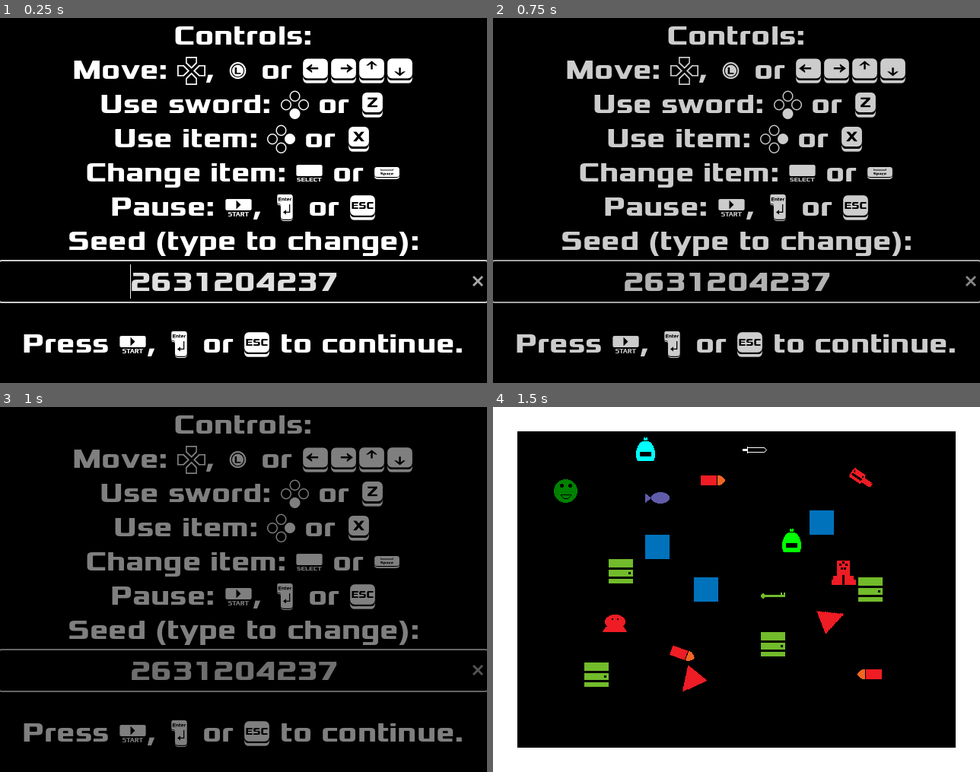
Above: before the commit, frames 1-4 (two rows, left to right).
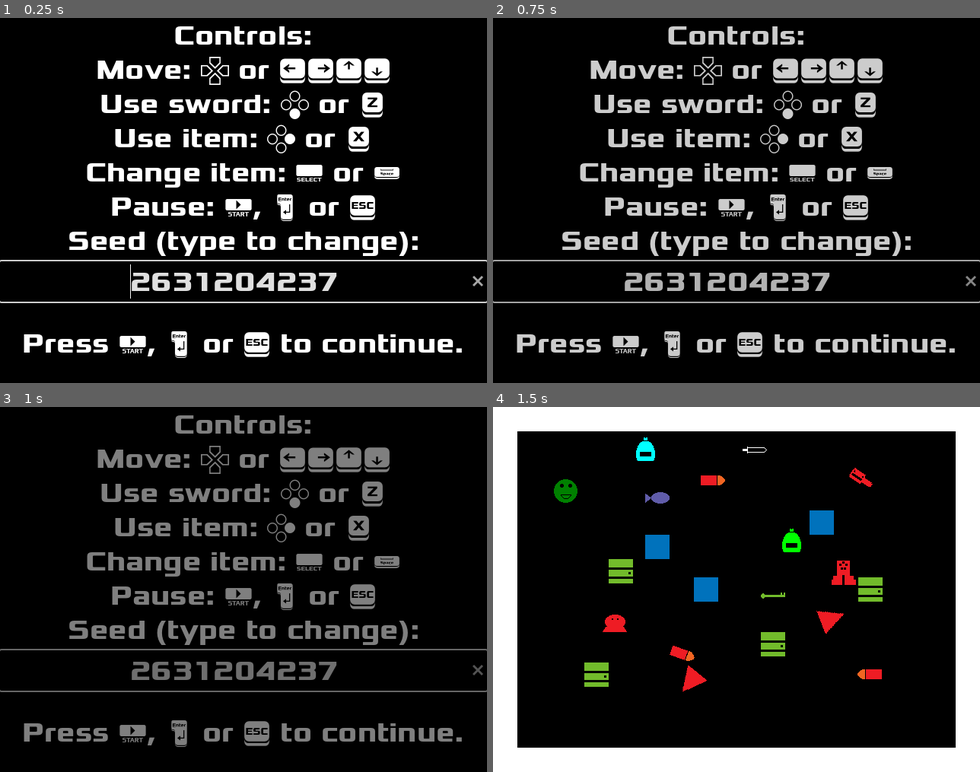
Above: after the commit, the same moments.

Repository: andOlga/game-off-2024
Game: Godot game, scene res://utilities/title_screen.tscn
Two runs of this game, one before a commit and one after it. Both use one fixed random seed, a clock stepped at 60 frames per second and the inputs below. Sound files missing from this copy of the repository are replaced by a short silence.
Inputs:
- Up to frame 1 (0.25 s): no input
- Up to frame 2 (0.75 s): tap Enter (action_pause) at 0.5 s; hold Right (move_right) from 0.53 s (still down); tap X (action_item) at 0.6 s
- Up to frame 3 (1 s): keep holding Right (move_right)
- Up to frame 4 (1.5 s): release Right (move_right) at 1.28 s; hold Down (move_down) from 1.28 s (still down); tap Space (action_select) at 1.35 s

The runs differ from the first frame. In frame 1, 2.4% of the frame differs, in the area x 15-85%, y 10-19%; in frame 2, 2.4%; in frame 3, 2.2%; in frame 4, nothing differs.

Commit message:
Disable LS support for now (it buggy)

Diff:
--- a/project.godot
+++ b/project.godot
@@ -34,28 +34,24 @@
 "deadzone": 0.2,
 "events": [Object(InputEventKey,"resource_local_to_scene":false,"resource_name":"","device":-1,"window_id":0,"alt_press …(195 unchanged characters)…
 , Object(InputEventJoypadButton,"resource_local_to_scene":false,"resource_name":"","device":-1,"button_index":13,"pressure":0.0,"pressed":false,"script":null)
-, Object(InputEventJoypadMotion,"resource_local_to_scene":false,"resource_name":"","device":-1,"axis":0,"axis_value":-1.0,"script":null)
 ]
 }
 move_right={
 "deadzone": 0.2,
 "events": [Object(InputEventKey,"resource_local_to_scene":false,"resource_name":"","device":-1,"window_id":0,"alt_press …(195 unchanged characters)…
 , Object(InputEventJoypadButton,"resource_local_to_scene":false,"resource_name":"","device":-1,"button_index":14,"pressure":0.0,"pressed":false,"script":null)
-, Object(InputEventJoypadMotion,"resource_local_to_scene":false,"resource_name":"","device":-1,"axis":0,"axis_value":1.0,"script":null)
 ]
 }
 move_up={
 "deadzone": 0.2,
 "events": [Object(InputEventKey,"resource_local_to_scene":false,"resource_name":"","device":-1,"window_id":0,"alt_press …(195 unchanged characters)…
 , Object(InputEventJoypadButton,"resource_local_to_scene":false,"resource_name":"","device":-1,"button_index":11,"pressure":0.0,"pressed":false,"script":null)
-, Object(InputEventJoypadMotion,"resource_local_to_scene":false,"resource_name":"","device":-1,"axis":1,"axis_value":-1.0,"script":null)
 ]
 }
 move_down={
 "deadzone": 0.2,
 "events": [Object(InputEventKey,"resource_local_to_scene":false,"resource_name":"","device":-1,"window_id":0,"alt_press …(195 unchanged characters)…
 , Object(InputEventJoypadButton,"resource_local_to_scene":false,"resource_name":"","device":-1,"button_index":12,"pressure":0.0,"pressed":false,"script":null)
-, Object(InputEventJoypadMotion,"resource_local_to_scene":false,"resource_name":"","device":-1,"axis":1,"axis_value":1.0,"script":null)
 ]
 }
 action_sword={
--- a/utilities/title_screen.tscn
+++ b/utilities/title_screen.tscn
@@ -9,7 +9,7 @@
 theme_override_fonts/normal_font = ExtResource("1_v6p8y")
 theme_override_font_sizes/normal_font_size = 37
 text = "Controls:
-Move: ⇎, ⇋ or ⏴⏵⏶⏷
+Move: ⇎ or ⏴⏵⏶⏷
 Use sword: ↧ or Ｚ
 Use item: ↦ or Ｘ
 Change item: ⇷ or ␺
